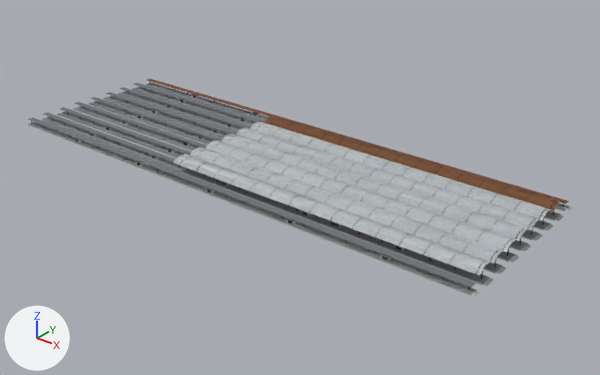
The glTF model web/public/models/landmarks/hb_perron.glb: old version first, new version second.
Both versions are drawn from a 50 mm camera at (130.0, -451.0, 264.0) aimed at (-232.0, 1.0, -17.0). The lights are fixed; the arrows at lower left show +X, +Y and +Z. The older version comes first. Where no turn or scale is listed for an object, it has been applied to the vertices. Vertices at exactly the same position are counted once.
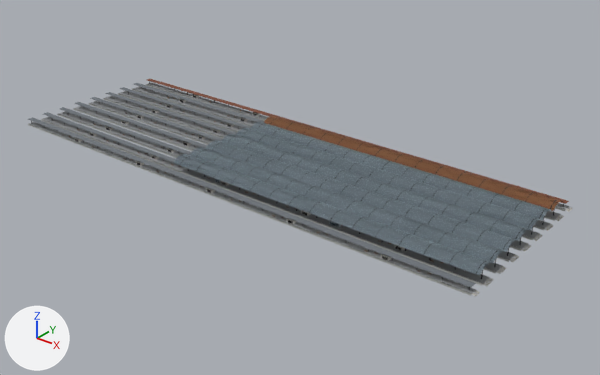
Changed parts and their boxes [x1, y1, x2, y2] in the pictures (600 x 375 px):
```json
{"part": 1, "of": "me_mesh_0", "change": "recoloured", "before": [173, 122, 553, 276], "after": [173, 122, 553, 276], "on screen": "white to grey"}
```

Scene script edits in JSON lines:
```json
{"block": "me_mesh_0", "where": "me_mesh_0.from_pydata(...)  # 18128 vertices, 18788 faces; spans x 0.0..428.0, y -141.0..0.0, z 0.0..12.0"}
{"block": "me_mesh_0", "where": "# used by ob_mesh_0; location = (-470.0, 66.1, -0.3)"}
{"block": "me_mesh_0", "change": "me_mesh_0 part 1: 72 faces centred in x 255.0..340.0, y -130.0..-29.0, z 9.0..12.0 are repainted in the vertex colours; the middle colour goes from white #eef3f6 to grey #7e8b94"}
```
